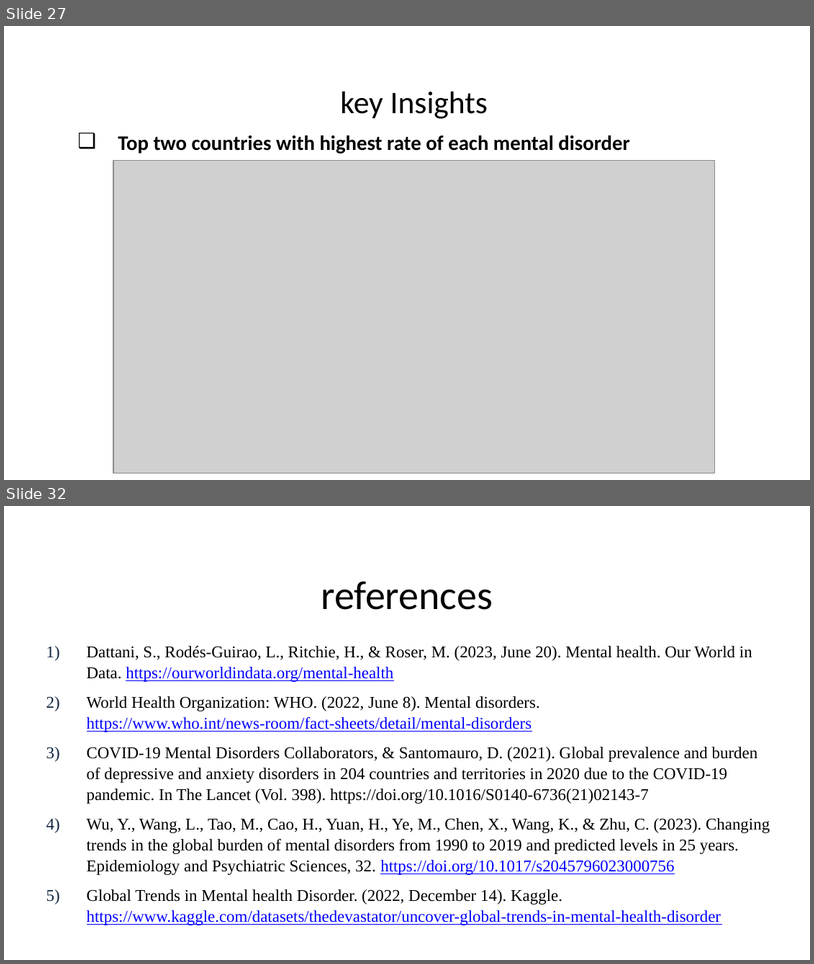
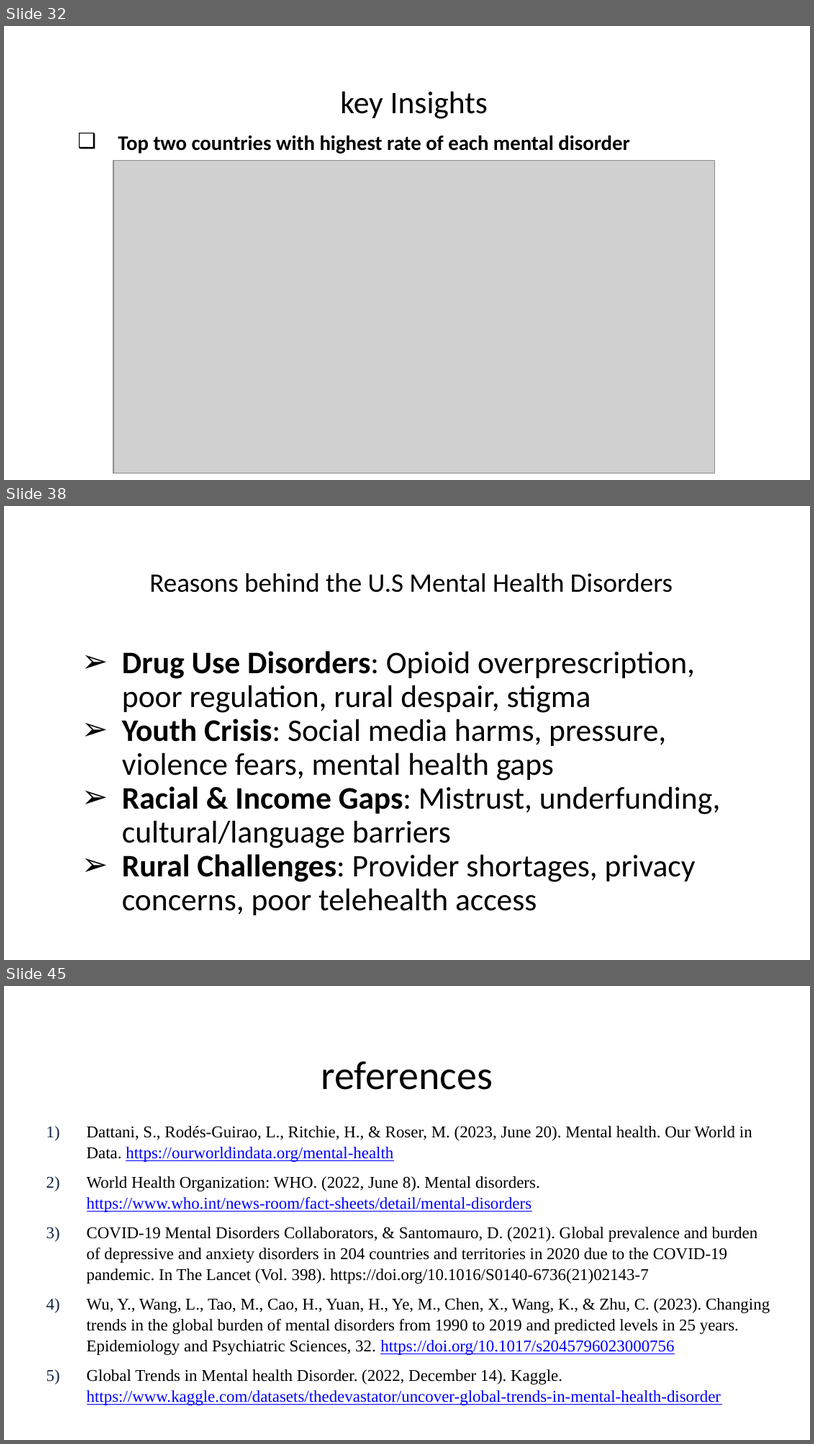
Before and after one commit to Sridhar-MSinDS/Health-Information-Technology-750, a slide deck: FinalPresentation_Team3_HIT750.pptx. Shown one above the other, each under a label of ours: slides 27 and 32 before the commit, slides 32, 38 and 45 after it; the slides between them are not shown. The pictures are 814x964 and 814x1444 pixels, drawn with LibreOffice and Linux fonts; fonts in the diff are those of the drawing; grey boxes stand for pictures; background and template pictures are left out. Boxes give left, top, right and bottom in pixels: in the first picture for what was removed or moved away, otherwise in the second. Text is boxed around its words. In the diff, an @@ line names an element or a change of style, - is before the commit and + after.

```diff
--- a/FinalPresentation_Team3_HIT750.pptx
+++ b/FinalPresentation_Team3_HIT750.pptx
@@ slide 38 added at bbox=[4, 506, 810, 960], background #FFFFFF @@
@@ text added at bbox=[149, 573, 673, 592], 23.8 pt, text #000000 @@
+Reasons behind the U.S Mental Health Disorders
@@ text added at bbox=[122, 651, 721, 915], 28 pt, text #000000 @@
+➢ Drug Use Disorders: Opioid overprescription, poor regulation, rural despair, stigma
+➢ Youth Crisis: Social media harms, pressure, violence fears, mental health gaps
+➢ Racial & Income Gaps: Mistrust, underfunding, cultural/language barriers
+➢ Rural Challenges: Provider shortages, privacy concerns, poor telehealth access
@@ what was slide 27 is now slide 32 @@
@@ what was slide 32 is now slide 45 @@
```
Also in this commit, not shown: 3 slides changed, 17 other slides added, 5 slides removed.
